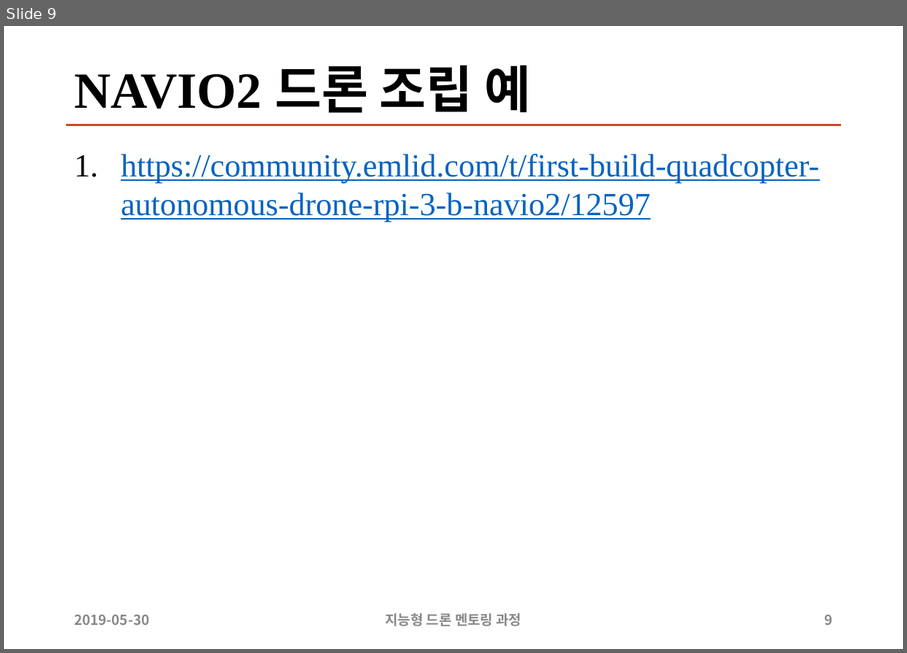
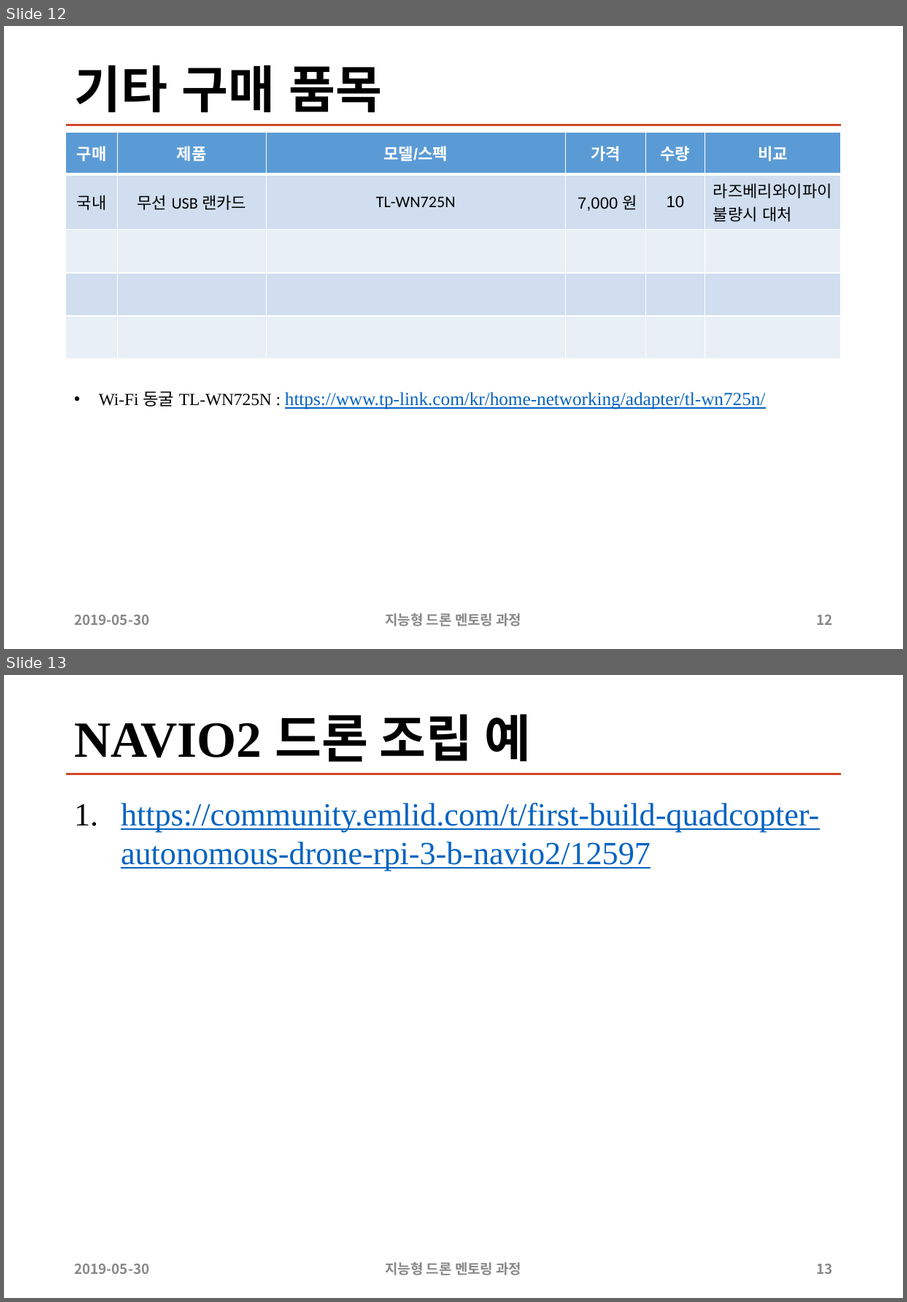
Before and after one commit to sunabove/autopilot_doc, a slide deck: 120 구매/100 OLD/108 2차 지능형 드론 멘토링 HW 구매 목록 19년 6월 V1.1.pptx. Shown one above the other, each under a label of ours: slide 9 before the commit, slides 12 and 13 after it. The pictures are 907x653 and 907x1302 pixels, drawn with LibreOffice and Linux fonts; fonts in the diff are those of the drawing. Boxes give left, top, right and bottom in pixels: in the first picture for what was removed or moved away, otherwise in the second. Text is boxed around its words. In the diff, an @@ line names an element or a change of style, - is before the commit and + after.

```diff
--- a/120 구매/100 OLD/108 2차 지능형 드론 멘토링 HW 구매 목록 19년 6월 V1.1.pptx
+++ b/120 구매/100 OLD/108 2차 지능형 드론 멘토링 HW 구매 목록 19년 6월 V1.1.pptx
@@ slide 12 added at [4, 26, 903, 649], background #FFFFFF; not listed: 1 template element that a slide beside it also shows @@
@@ title added at [74, 65, 383, 113], 44 pt, text #000000, bold @@
+기타 구매 품목
@@ table added at [65, 133, 841, 351], 5 rows, 6 columns @@
+구매 | 제품 | 모델/스펙 | 가격 | 수량 | 비교
+국내 | 무선 USB 랜카드 | TL-WN725N | 7,000 원 | 10 | 라즈베리와이파이 불량시 대처
+ |  |  |  |  | 
+ |  |  |  |  | 
+ |  |  |  |  | 
@@ text added at [99, 391, 766, 409], 16 pt, text #0563C1, underline @@
+• Wi-Fi 동굴 TL-WN725N : https://www.tp-link.com/kr/home-networking/adapter/tl-wn725n/
@@ text added at [74, 614, 149, 625], 12 pt, text #888888, bold @@
+2019-05-30
@@ text added at [385, 613, 522, 626], 12 pt, text #888888, bold @@
+지능형 드론 멘토링 과정
@@ page number added at [816, 614, 833, 625], 12 pt, text #888888, bold @@
+12
@@ what was slide 9 is now slide 13 @@
@@ page number at [816, 1263, 833, 1274]: text changed @@
-9
+13
```
Also in this commit, not shown: 3 slides changed, 3 other slides added, 3 other files.
